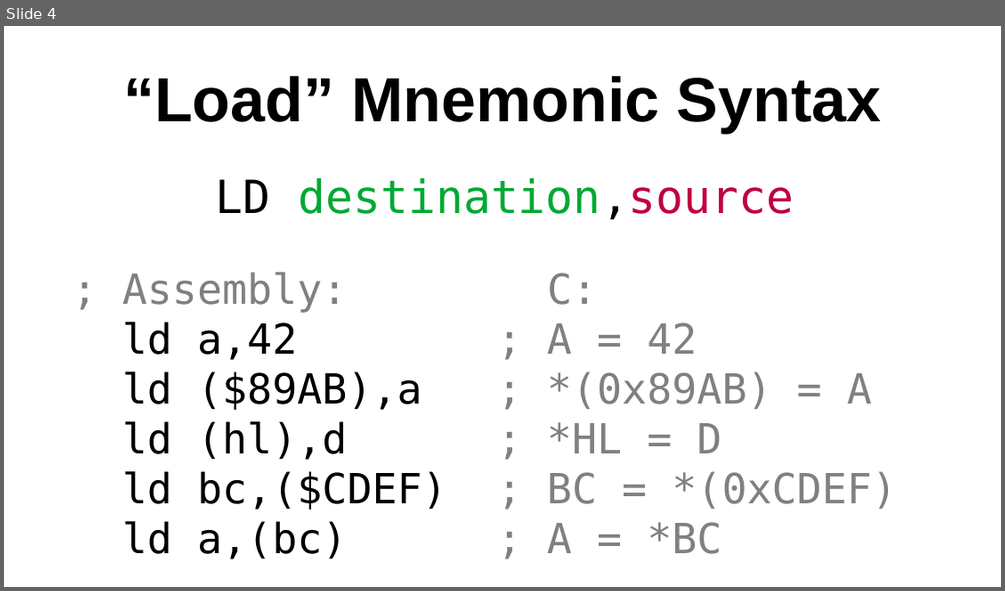
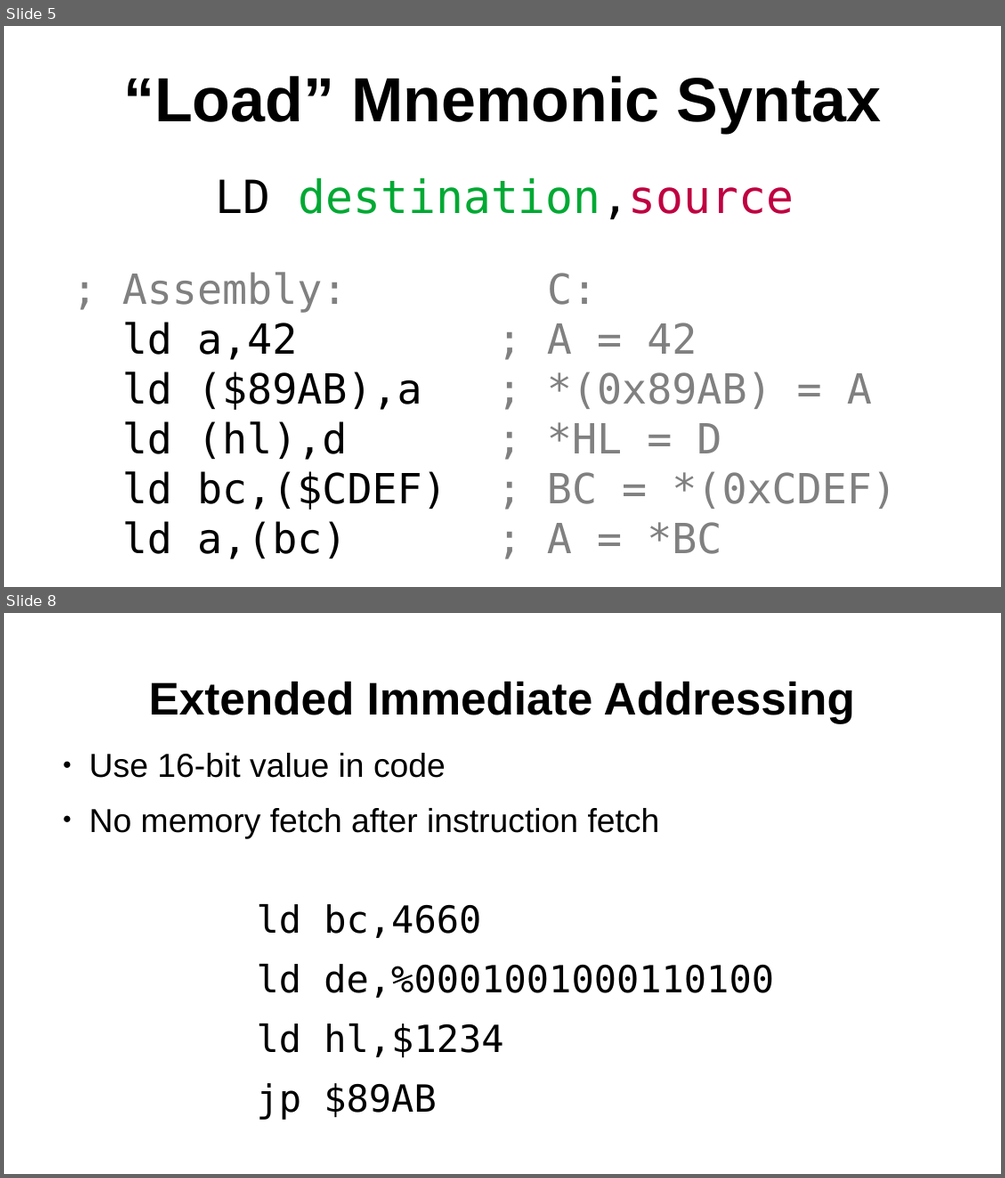
Before and after one commit to SlithyMatt/zxs-assembly-tutorial, a slide deck: Lesson2/Lesson2.odp. Shown one above the other, each under a label of ours: slide 4 before the commit, slides 5 and 8 after it; the slides between them are not shown. The pictures are 1005x591 and 1005x1178 pixels, drawn with LibreOffice and Linux fonts; fonts in the diff are those of the drawing. Boxes give left, top, right and bottom in pixels: in the first picture for what was removed or moved away, otherwise in the second. Text is boxed around its words. In the diff, an @@ line names an element or a change of style, - is before the commit and + after.

```diff
--- a/Lesson2/Lesson2.odp
+++ b/Lesson2/Lesson2.odp
@@ slide 8 added at (4, 613, 1001, 1174), background #FFFFFF @@
@@ title added at (149, 681, 855, 724), 44 pt, text #000000, bold @@
+Extended Immediate Addressing
@@ text added at (89, 753, 774, 1119), 32 pt, text #000000 @@
+● Use 16-bit value in code
+● No memory fetch after instruction fetch
+ld bc,4660
+ld de,%0001001000110100
+ld hl,$1234
+jp $89AB
@@ what was slide 4 is now slide 5 @@
```
Also in this commit, not shown: 2 slides changed, 12 other slides added.
